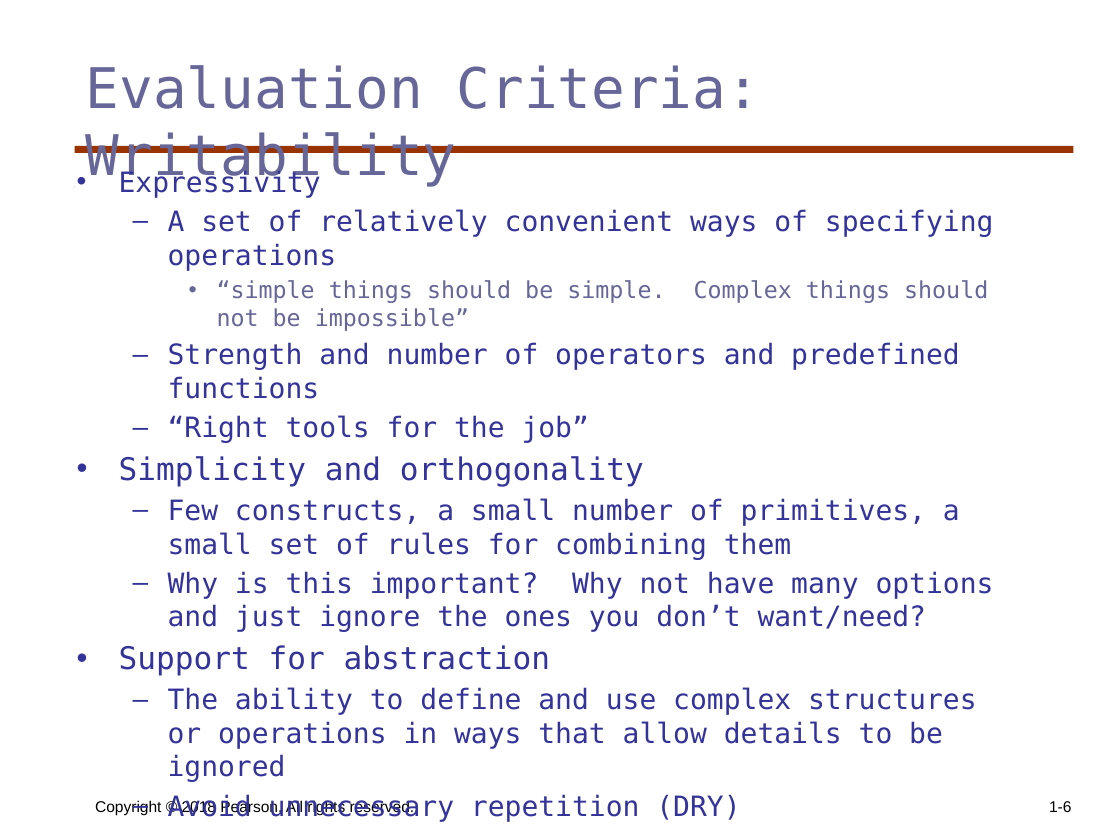
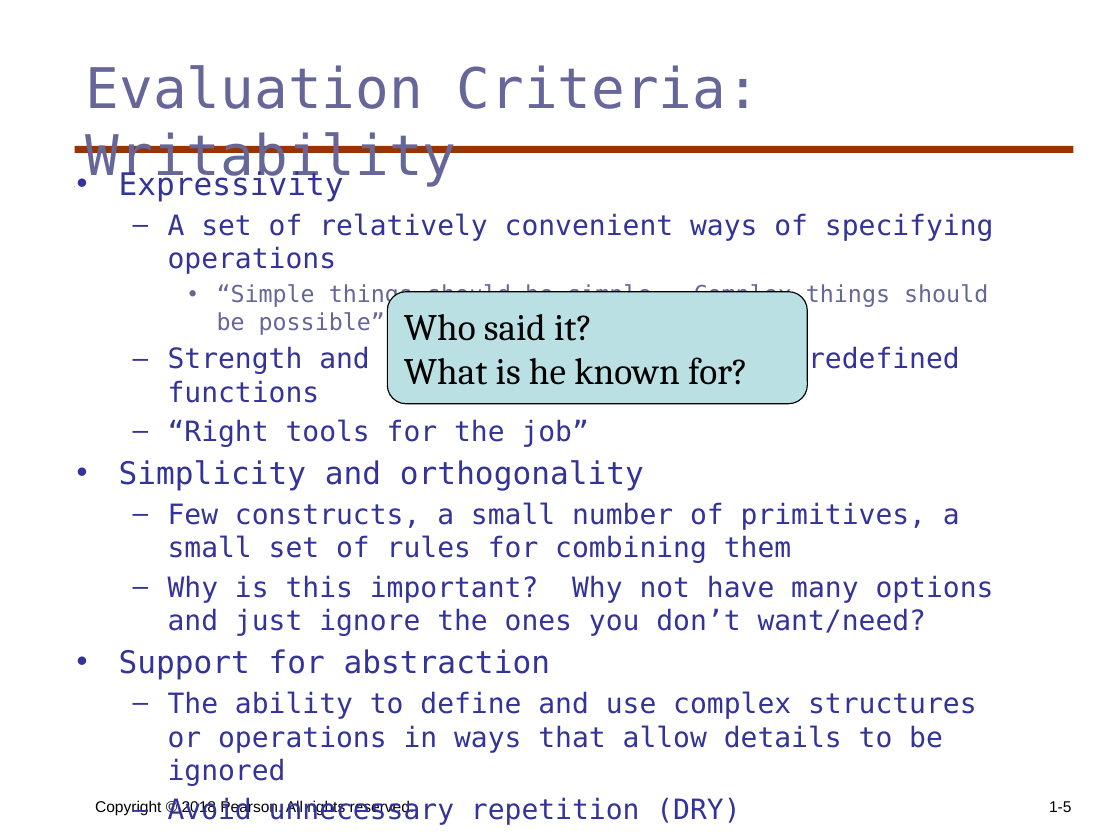
Before and after one commit to KurmasGVSU/KurmasGVSU.github.io, a slide deck: slide 5 of Teaching/Courses/W23/CIS343/LectureNotes/cis343_ch1pt2.pptx (slide 6 before the commit). Drawn at 1120x840 pixels with LibreOffice and Linux fonts; fonts in the diff are those of the drawing. Boxes give left, top, right and bottom in pixels: in the first picture for what was removed or moved away, otherwise in the second. Text is boxed around its words. In the diff, an @@ line names an element or a change of style, - is before the commit and + after.

```diff
--- a/Teaching/Courses/W23/CIS343/LectureNotes/cis343_ch1pt2.pptx
+++ b/Teaching/Courses/W23/CIS343/LectureNotes/cis343_ch1pt2.pptx
@@ text at [119,169,344,201]: size 18 to 20 pt in "Expressivity" @@
@@ text at [217,283,988,308]: text changed @@
-    • “simple things should be simple. Complex things should not be impossible”
+    • “Simple things should be simple. Complex things should be possible”
@@ rounded rectangle added at [388,291,808,403], fill #BBE0E3, outline #000000 0.75 pt, 24 pt, text #000000 @@
+Who said it?
+What is he known for?
@@ page number at [1049,801,1071,812]: text changed @@
-1-6
+1-5
```
Also in this commit, not shown: 6 other slides changed, 1 slide removed, 3 other files.
